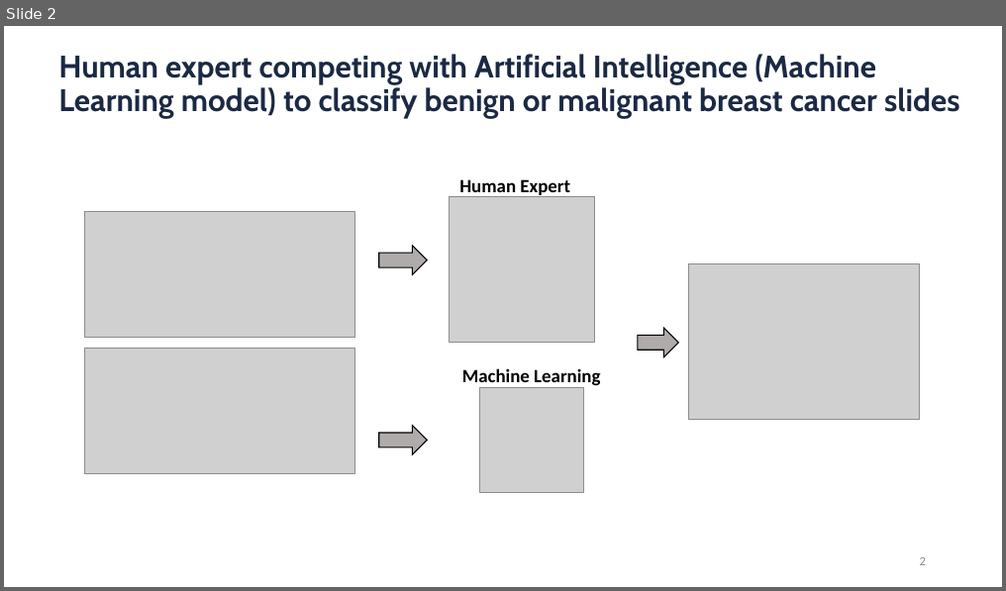
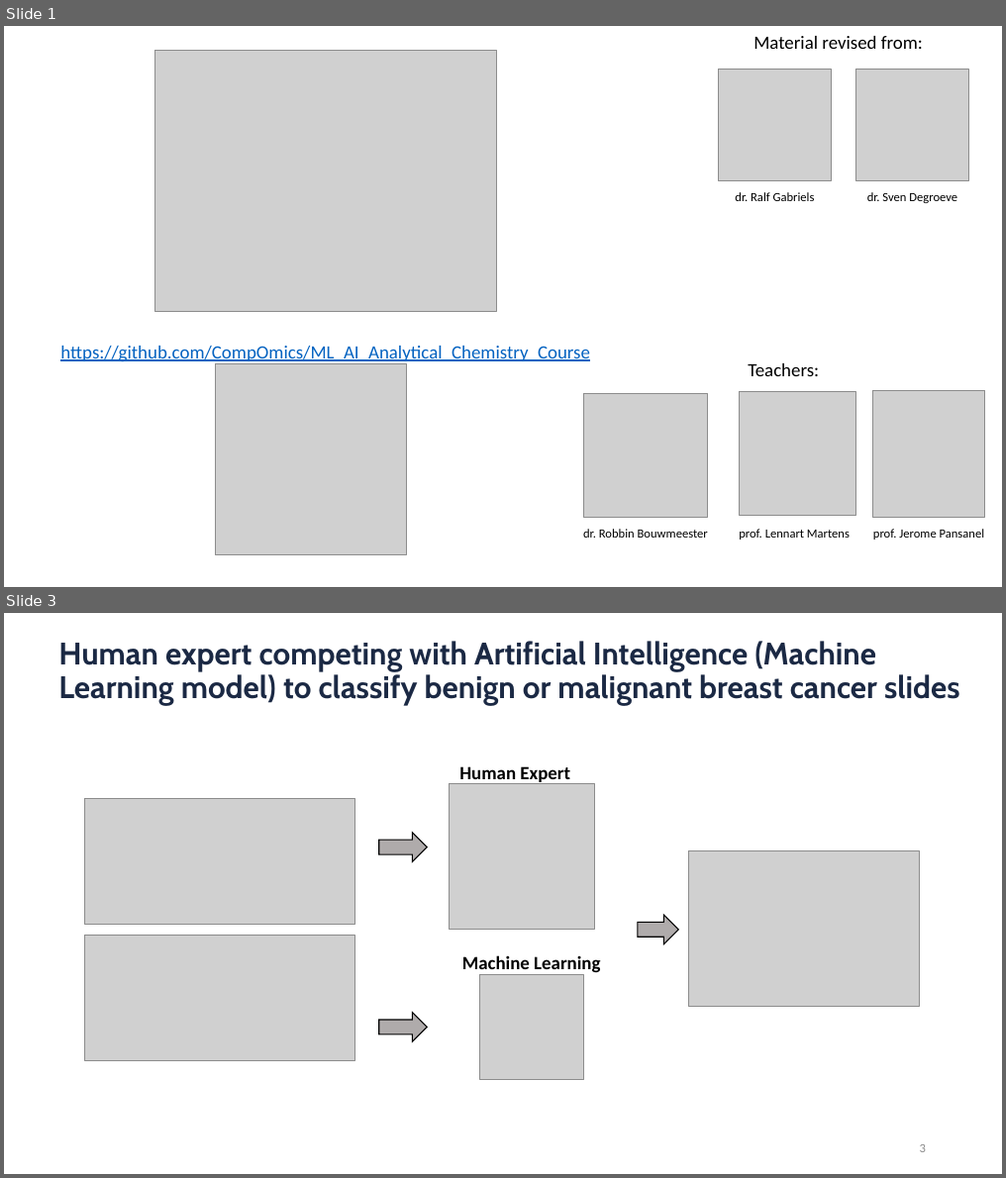
Before and after one commit to CompOmics/ML_AI_Analytical_Chemistry_Course, a slide deck: 01_Foundations/slides/1_1_introduction.pptx. Shown one above the other, each under a label of ours: slide 2 before the commit, slides 1 and 3 after it; the slides between them are not shown. The pictures are 1006x591 and 1006x1178 pixels, drawn with LibreOffice and Linux fonts; fonts in the diff are those of the drawing; grey boxes stand for pictures. Boxes give left, top, right and bottom in pixels: in the first picture for what was removed or moved away, otherwise in the second. Text is boxed around its words. In the diff, an @@ line names an element or a change of style, - is before the commit and + after.

```diff
--- a/01_Foundations/slides/1_1_introduction.pptx
+++ b/01_Foundations/slides/1_1_introduction.pptx
@@ slide 1 added at [4,26,1002,587], background #FFFFFF @@
@@ picture added at [155,51,497,311] @@
@@ text added at [753,36,923,49], 18 pt, text #000000 @@
+Material revised from:
@@ picture added at [719,69,832,181] @@
@@ picture added at [856,69,969,181] @@
@@ text added at [735,192,815,201], 12 pt, text #000000 @@
+dr. Ralf Gabriels
@@ text added at [867,192,957,203], 12 pt, text #000000 @@
+dr. Sven Degroeve
@@ text added at [60,346,590,363], 18 pt, text #0563C1, underline @@
+https://github.com/CompOmics/ML_AI_Analytical_Chemistry_Course
@@ picture added at [215,365,407,556] @@
@@ text added at [747,364,819,376], 18 pt, text #000000 @@
+Teachers:
@@ picture added at [584,393,708,517] @@
@@ picture added at [740,391,856,516] @@
@@ picture added at [873,390,985,517] @@
@@ text added at [583,529,708,538], 12 pt, text #000000 @@
+dr. Robbin Bouwmeester
@@ text added at [739,529,849,540], 12 pt, text #000000 @@
+prof. Lennart Martens
@@ text added at [873,529,985,540], 12 pt, text #000000 @@
+prof. Jerome Pansanel
@@ what was slide 2 is now slide 3 @@
```
